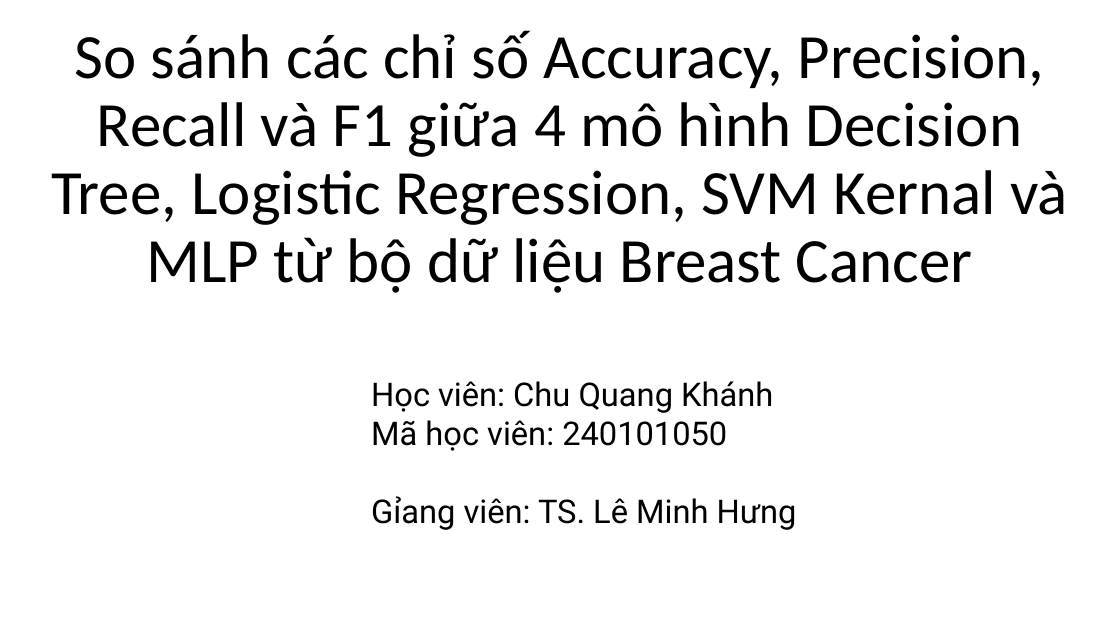
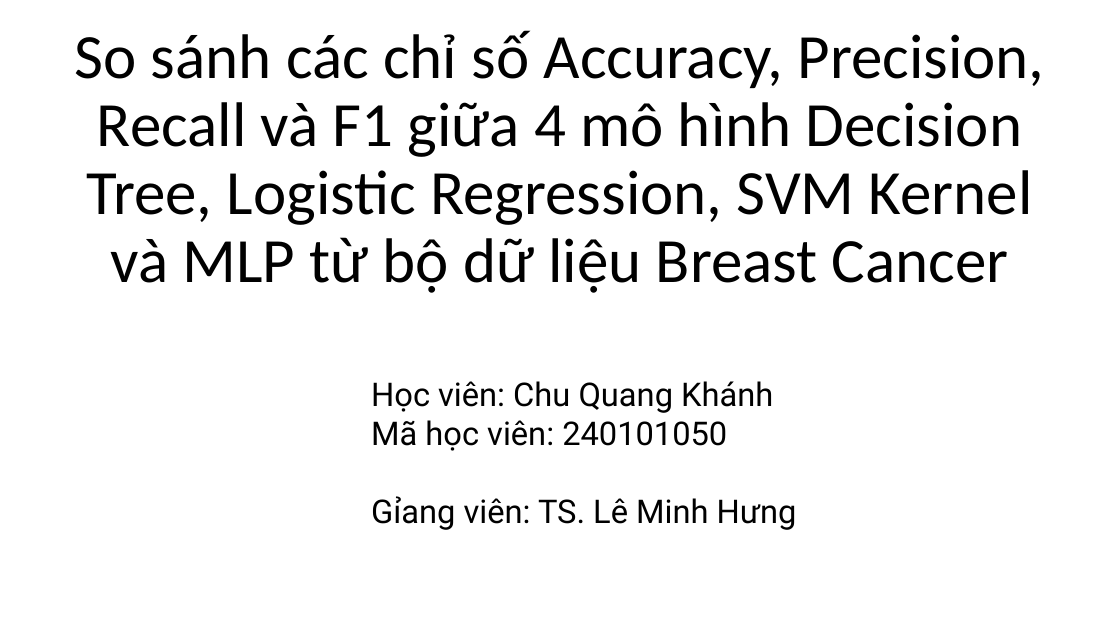
Before and after one commit to DrigerKhanh/MCS-Medical-Learning-Machine, a slide deck: slide 1 of report/KhanhCQ_BreastCancer.pptx. Drawn at 1120x630 pixels with LibreOffice and Linux fonts; fonts in the diff are those of the drawing. Boxes give left, top, right and bottom in pixels: in the first picture for what was removed or moved away, otherwise in the second. Text is boxed around its words. In the diff, an @@ line names an element or a change of style, - is before the commit and + after.

Commit message:
Update Decision tree, MLP and SVM algorithm and report

```diff
--- a/report/KhanhCQ_BreastCancer.pptx
+++ b/report/KhanhCQ_BreastCancer.pptx
@@ title at [75,30,1045,293]: text changed @@
-So sánh các chỉ số Accuracy, Precision, Recall và F1 giữa 4 mô hình Decision Tree, Logistic Regression, SVM Kernal và MLP từ bộ dữ liệu Breast Cancer
+So sánh các chỉ số Accuracy, Precision, Recall và F1 giữa 4 mô hình Decision Tree, Logistic Regression, SVM Kernel và MLP từ bộ dữ liệu Breast Cancer
```
Also in this commit, not shown: 5 other slides changed, 3 other files.
